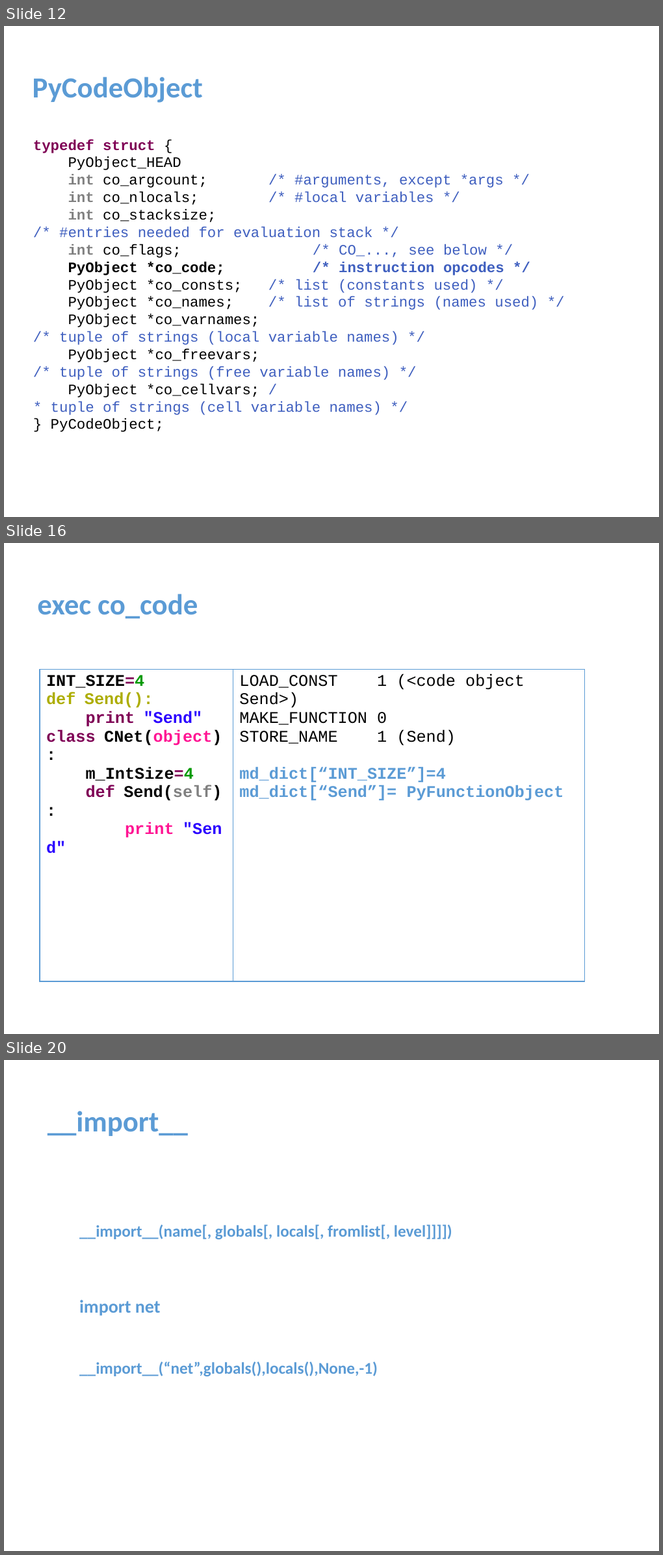
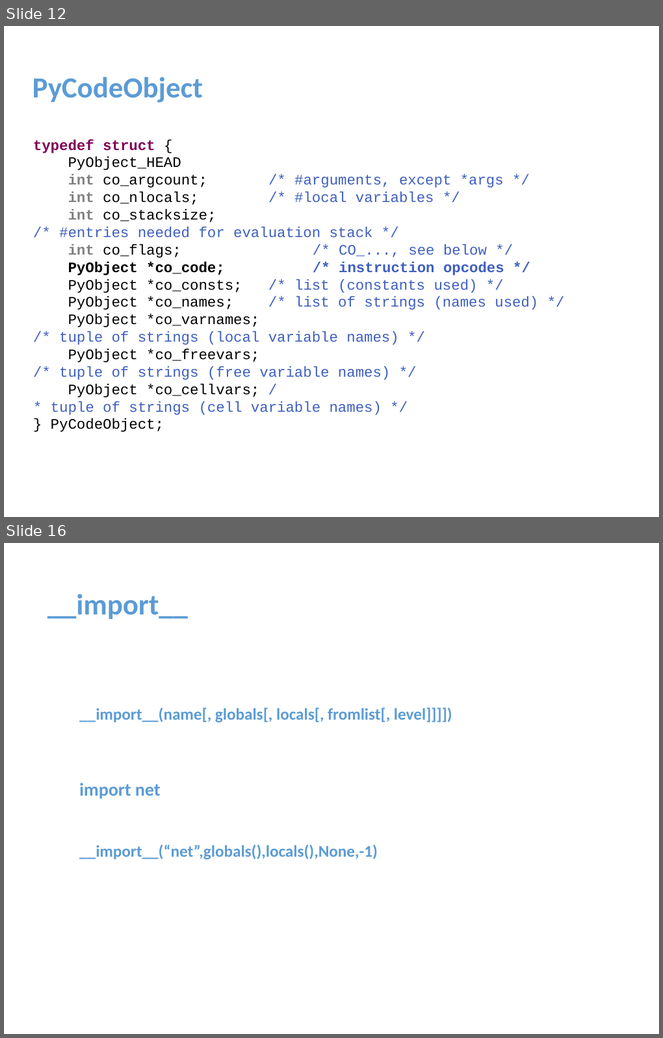
Before and after one commit to menfeng/studynote, a slide deck: python/source code/import/import.pptx. Shown one above the other, each under a label of ours: slides 12, 16 and 20 before the commit, slides 12 and 16 after it; the slides between them are not shown. The pictures are 663x1555 and 663x1038 pixels, drawn with LibreOffice and Linux fonts; fonts in the diff are those of the drawing. Boxes give left, top, right and bottom in pixels: in the first picture for what was removed or moved away, otherwise in the second. Text is boxed around its words. In the diff, an @@ line names an element or a change of style, - is before the commit and + after.

```diff
--- a/python/source code/import/import.pptx
+++ b/python/source code/import/import.pptx
@@ slide 16 removed at (4,543,659,1034), background #FFFFFF @@
@@ text removed at (37,594,198,619) @@
-exec co_code
@@ table removed at (40,670,585,982), 1 rows, 2 columns @@
-INT_SIZE=4 / def Send(): / print "Send" / class CNet(object): / m_IntSize=4 / def Send(self): / print "Send" | LOAD_CONST 1 (<code object Send>) / MAKE_FUNCTION 0 / STORE_NAME 1 (Send) / md_dict[“INT_SIZE”]=4 / md_dict[“Send”]= PyFunctionObject
@@ what was slide 20 is now slide 16 @@
```
Also in this commit, not shown: 3 slides changed, 23 slides added, 4 other slides removed.
